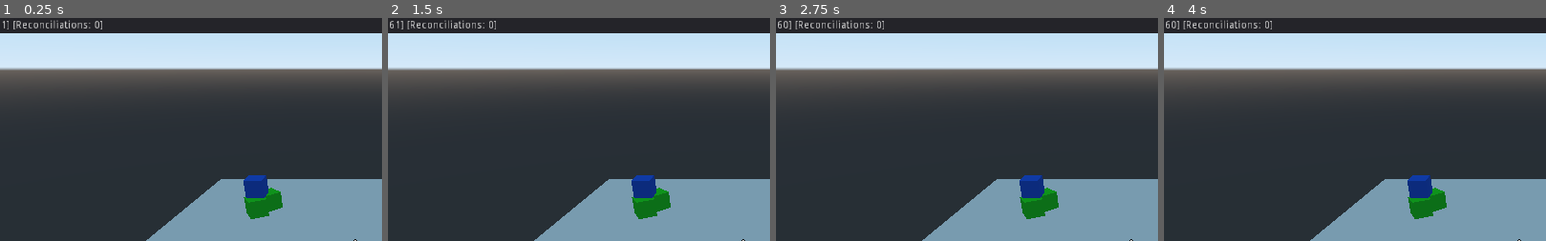
Above: before the commit, frames 1-4 (left to right).
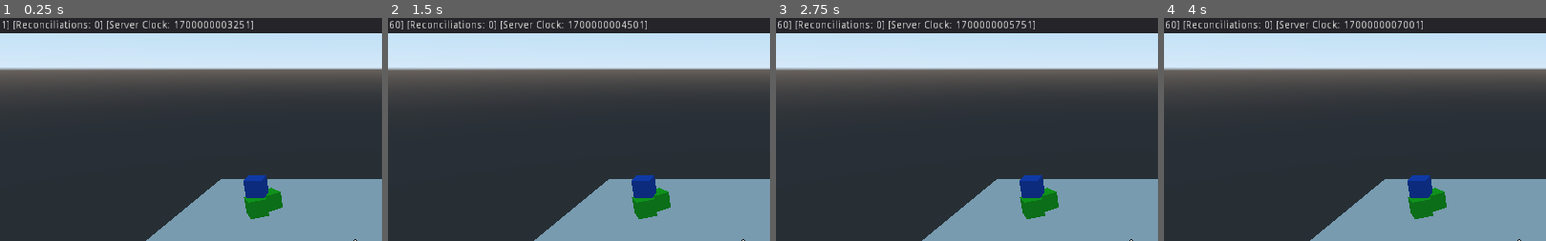
Above: after the commit, the same moments.

Repository: singerbj/godot-networking-abstraction
Game: Godot game, scene res://src/scenes/Game.tscn
Two runs of this game, one before a commit and one after it. Both use one fixed random seed, a clock stepped at 60 frames per second and the inputs below.
Inputs (mouse positions are % of the whole screen's width and height, from its top left):
- Up to frame 1 (0.25 s): no input
- Up to frame 2 (1.5 s): tap Enter at 0.5 s; move the mouse to (55, 50) at 0.52 s; press the mouse at (55, 50) at 0.53 s; hold W (m_forward) from 0.53 s (still down); tap Space (jump) at 0.77 s; move the mouse to (45, 50) at 1.27 s; release the mouse at (45, 50) at 1.28 s; tap C (camera_switch) at 1.35 s
- Up to frame 3 (2.75 s): keep holding W (m_forward); tap Space (jump) at 1.52 s; click (45, 50) at 1.55 s; move the mouse to (52, 48) at 2.02 s; press the mouse at (52, 48) at 2.03 s; tap Q (change_mouse_mode) at 2.1 s
- Up to frame 4 (4 s): tap Space (jump) at 2.75, 3.02, 3.77 s; move the mouse to (45, 70) at 2.77 s; release the mouse at (45, 70) at 2.78 s; click (45, 70) at 2.85 s; tap Enter at 3.5 s; move the mouse to (80, 65) at 3.52 s; release W (m_forward) at 3.53 s; press the mouse at (80, 65) at 3.53 s; hold A (m_left) from 3.53 s (still down)
The pictures show only the part of the screen within x 4-54%, y 0-50%; the shares and areas given below are measured in that part.

The runs differ from the first frame. In frame 1, 0.6% of the frame differs, in the area x 28-67%, y 0-6%; in frame 2, 0.6%, in the area x 2-68%, y 0-6%; in frame 3, 0.6%; in frame 4, 0.6%.
Error in both runs: Invalid get index '0' (on base: 'Dictionary'). (res://src/scripts/Game.gd:38)

Commit message:
blocked by godot physics - going to do client side hit detection from here on

Diff:
--- a/src/scripts/Game.gd
+++ b/src/scripts/Game.gd
@@ -40,7 +40,7 @@
 			$Camera.make_current()
 
 func _process(delta):
-	$UI/Label.text = "[FPS: %s] [Reconciliations: %s]" % [str(Engine.get_frames_per_second()), reconciliations]
+	$UI/Label.text = "[FPS: %s] [Reconciliations: %s] [Server Clock: %s]" % [str(Engine.get_frames_per_second()), reconciliations, server_snapshot_manager.get_server_time()]
 
 	if local_peer_id != null && local_peer_id in players:
 		players[local_peer_id].rotate_player_with_input(mouse_motion)
@@ -98,11 +98,19 @@
 				var interpolated_snapshot : InterpolatedSnapshot = _get_interpolated_server_state(new_shot.time)
 
 				# Update the server state of all entities here for entity interpolation
-				var original_values = players.duplicate()
+				var original_transforms = {}
+				for peer_id in players:
+					if peer_id != new_shot.peer_id:
+						original_transforms[peer_id] = players[peer_id].transform
+
 				if interpolated_snapshot:
 					for peer_id in players:
 						if peer_id != new_shot.peer_id:
 							players[peer_id].transform = interpolated_snapshot.state[peer_id].transform
+							# Draw line wgere the players move to
+							DrawLine3d.draw_line_3d((players[peer_id].transform.origin - Vector3(0, 2, 0)), (players[peer_id].transform.origin + Vector3(0, 2, 0)), Color.limegreen)
+				else:
+					print("No interpolated snapshot to time travel to")
 
 				new_shot = ShotManager.fire_server_shot(new_shot, [players[peer_id]])
 
@@ -110,10 +118,9 @@
 					$UI.show_hitmarker()
 
 				# Reset server state to what it was before entity interpolation
-				if interpolated_snapshot:
-					for peer_id in players:
-						if peer_id != new_shot.peer_id:
-							players[peer_id].transform = original_values[peer_id].transform
+				for peer_id in players:
+					if peer_id != new_shot.peer_id:
+						players[peer_id].transform = original_transforms[peer_id]
 
 
 func _after_process_inputs():
@@ -136,6 +143,9 @@
 	players[local_peer_id] = local_player
 	add_child(local_player)
 	local_player.set_camera_active()
+	if peer_id == 0:
+		local_player.is_bot = true
+
 
 func _on_snapshot_recieved(snapshot : Snapshot):
 	for entity in snapshot.state.values():
--- a/src/scripts/Player.gd
+++ b/src/scripts/Player.gd
@@ -10,6 +10,11 @@
 const SENS_MULTIPLIER : float = 0.03
 const STARTING_HEAD_ANGLE : float = 0.0
 const JUMP_FORCE : float = 10.0
+
+const MAX_BOT_MOVE_TIME = 60
+var is_bot = false
+var bot_move_time = 0
+var bot_move_key = "m_left"
 
 var is_local_player : bool = false
 var head_nod_angle : float = STARTING_HEAD_ANGLE
@@ -64,7 +69,20 @@
 
 	var move_vector = Vector3.ZERO
 	var jump = false
-	for button in input["data"].keys():
+
+	var input_data = input["data"]
+	if self.is_bot:
+		bot_move_time += 1
+		if bot_move_time > MAX_BOT_MOVE_TIME:
+			bot_move_time = 0
+			if bot_move_key == "m_left":
+				bot_move_key = "m_right"
+			else:
+				bot_move_key = "m_left"
+		input_data[bot_move_key] = true
+
+
+	for button in input_data.keys():
 		if button == "m_forward":
 			move_vector += -global_transform.basis.z
 		if button == "m_backward":
--- a/src/scripts/network/NetworkConfig.gd
+++ b/src/scripts/network/NetworkConfig.gd
@@ -3,7 +3,7 @@
 # Network
 var DEFAULT_SERVER_PORT : int = 56969
 var DEFAULT_MAXIMUM_CONNECTIONS : int = 4
-var DEFAULT_DO_PNP : bool = true
+var DEFAULT_DO_PNP : bool = false
 
 # Vault
 var DEFAULT_VAULT_SIZE : int = 40
@@ -11,8 +11,8 @@
 # Snapshot Interpolation
 var DEFAULT_AUTO_CORRECT_TIME_SERVER_OFFSET : bool = false
 var DEFAULT_AUTO_CORRECT_TIME_CLIENT_OFFSET : bool = true
-var DEFAULT_INTERPOLATION_BUFFER_MULTIPLIER : int = 3
-var DEFAULT_MAX_TIME_OFFSET_MS : int = 50
+var DEFAULT_INTERPOLATION_BUFFER_MULTIPLIER : int = 10 #TODO: the OG value was 3. not sure what this does or if it is needed
+var DEFAULT_MAX_TIME_OFFSET_MS : int = 50000 #TODO: put this back to a reasonable number, originally it was 50ms
 
 # UPNP
 var DEFAULT_UPNP_DISCOVERY_TIMEOUT_MS : int = 15000
--- a/src/scripts/network/NetworkManager.gd
+++ b/src/scripts/network/NetworkManager.gd
@@ -20,9 +20,6 @@
 
 var server_snapshot_manager : SnapshotInterpolationManager = SnapshotInterpolationManager.new("Server", _network_config, _network_config.DEFAULT_AUTO_CORRECT_TIME_SERVER_OFFSET)
 var client_snapshot_manager : SnapshotInterpolationManager = SnapshotInterpolationManager.new("Client", _network_config, _network_config.DEFAULT_AUTO_CORRECT_TIME_CLIENT_OFFSET)
-
-var current_server_state : Snapshot
-var current_client_state : Snapshot
 
 ########################################################
 ### Implementation verification ########################
@@ -243,13 +240,14 @@
 ####################################################
 
 func _get_interpolated_server_state(time : int) -> InterpolatedSnapshot:
-	return _interpolate_state(time, server_snapshot_manager)
-
-func _get_interpolated_client_state(time : int) -> InterpolatedSnapshot:
-	return _interpolate_state(time, client_snapshot_manager)
-
-func _interpolate_state(time : int, manager : SnapshotInterpolationManager) -> InterpolatedSnapshot:
-	return manager.calculate_interpolation_with_time(_entity_classes, time)
+#	return _interpolate_state(time, server_snapshot_manager)
+	return server_snapshot_manager.calculate_interpolation_with_time(_entity_classes, time)
+
+#func _get_interpolated_client_state(time : int) -> InterpolatedSnapshot:
+#	return _interpolate_state(time, client_snapshot_manager)
+
+#func _interpolate_state(time : int, manager : SnapshotInterpolationManager) -> InterpolatedSnapshot:
+#	return manager
 
 ####################################################
 ### Processing functionality #######################
@@ -295,7 +293,7 @@
 	# Client processing
 	if _client_connected:
 		# server reconcile aka interpolate/extrapolate other entities
-		var interpolated_snapshot = server_snapshot_manager.calculate_interpolation(_entity_classes)
+		var interpolated_snapshot = server_snapshot_manager.calculate_client_adjusted_interpolation(_entity_classes)
 		if interpolated_snapshot == null:
 			print("No snapshot found. Skipping interpolation...")
 		else:
@@ -318,7 +316,7 @@
 			client_snapshot_manager.add_snapshot(snapshot)
 
 			var latest_server_snapshot : Snapshot = server_snapshot_manager.vault.get_latest_snapshot()
-			var closest_client_snapshot : InterpolatedSnapshot = client_snapshot_manager.calculate_interpolation(_entity_classes)
+			var closest_client_snapshot : InterpolatedSnapshot = server_snapshot_manager.calculate_client_adjusted_interpolation(_entity_classes)
 			if latest_server_snapshot != null && closest_client_snapshot != null && latest_server_snapshot.is_valid():
 				call("_on_server_reconcile", delta, latest_server_snapshot, closest_client_snapshot, client_input_manager.get_input_buffer(_local_peer_id)) # TODO: left off here <================================================
 
--- a/src/scripts/network/SnapshotInterpolationManager.gd
+++ b/src/scripts/network/SnapshotInterpolationManager.gd
@@ -22,34 +22,23 @@
 	_whitespace_regex = RegEx.new()
 	_whitespace_regex.compile("\\W+")
 
-func get_interpolation_buffer() -> int:
-	return _interpolation_buffer
-
-func set_interpolation_buffer(milliseconds : int) -> void:
-	_interpolation_buffer = milliseconds
-
-func now() -> int:
-	return OS.get_system_time_msecs()
-
-func get_time_offset():
-	return _time_offset
-
-func create_new_id() -> String:
-	return NetworkUtil.gen_unique_string(6)
-
 func create_snapshot(state : Dictionary, last_processed_input_ids : Dictionary):
-	return Snapshot.new(create_new_id(), now(), state, last_processed_input_ids)
+	var new_id = NetworkUtil.gen_unique_string(6)
+	return Snapshot.new(new_id, OS.get_system_time_msecs(), state, last_processed_input_ids)
 
 func add_snapshot(snapshot : Snapshot):
 #	print("[%s] Adding snapshot" % _name)
-	var now = now()
+	var now = OS.get_system_time_msecs()
 
 	if _time_offset == -1:
 		_time_offset = now - snapshot.time
 
 	if _auto_correct_time_offset:
 		var time_offset = now - snapshot.time
+#		print(name, " =====================>", now, snapshot.time)
+#		print("=> _time_offset ", _time_offset, " => time_offset ", time_offset)
 		var time_difference = abs(_time_offset - time_offset)
+#		print("time_difference ", time_difference) # TODO: this is always 0 on the client side which is a bug
 		if(time_difference > _network_config.DEFAULT_MAX_TIME_OFFSET_MS):
 			_time_offset = time_offset
 
@@ -129,9 +118,15 @@
 	return interpolatedSnapshot
 
 func get_server_time() -> int:
-	return now() - _time_offset - _interpolation_buffer
+#	print(_name, " _time_offset ", _time_offset, " _interpolation_buffer ", _interpolation_buffer)
+	return OS.get_system_time_msecs() - _time_offset
 
-func calculate_interpolation(entity_classes : Dictionary) -> InterpolatedSnapshot:
+#func get_client_adjusted_server_time() -> int:
+##	print(_name, " _time_offset ", _time_offset, " _interpolation_buffer ", _interpolation_buffer)
+#	return OS.get_system_time_msecs() - _time_offset - _interpolation_buffer
+
+func calculate_client_adjusted_interpolation(entity_classes : Dictionary) -> InterpolatedSnapshot:
+#	return calculate_interpolation_with_time(entity_classes, get_client_adjusted_server_time())
 	return calculate_interpolation_with_time(entity_classes, get_server_time())
 
 func calculate_interpolation_with_time(entity_classes : Dictionary, time : int) -> InterpolatedSnapshot:
